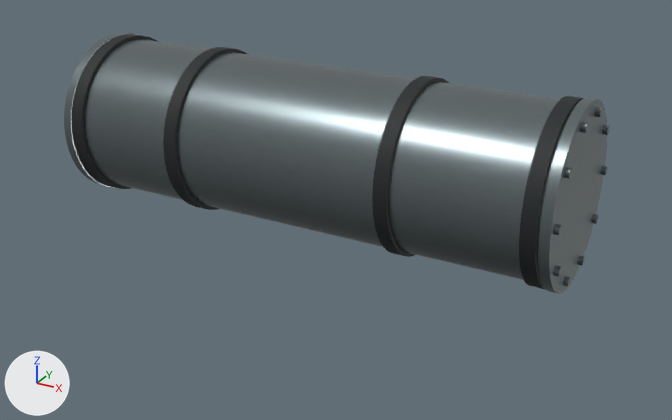
Two versions of the glTF model viewer/assets/survey-pressure-housing.glb, one commit apart.
Before and after are seen from a camera (50 mm lens) standing at (0.905, -1.588, 0.762) and looking at (0.04, -0.015, -0.025). The axes (+X, +Y, +Z) are drawn at lower left. The lights are the same throughout. The first picture is the older version. Where no turn or scale is listed for an object, it has been applied to the vertices. Vertices at exactly the same position are counted once.

Objects in the first picture: 'Pressure housing', 'Retaining collar'.
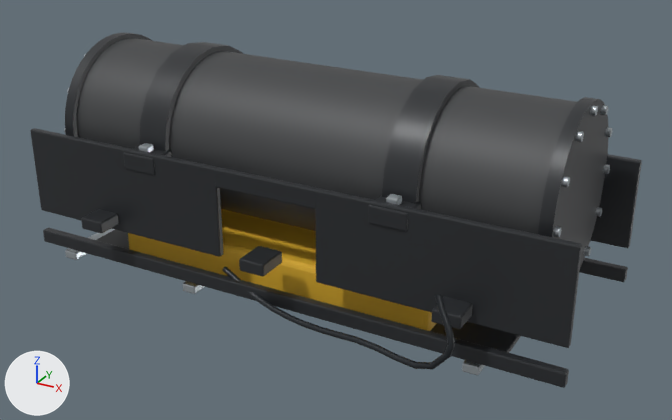
Boxes (x1, y1, x2, y2) around the edits, measured in the pictures (672 x 420 px):
'Saddle clamp', added
    after: (30, 33, 642, 388)
'Retaining collar', deleted
    before: (72, 34, 583, 289)
'Lower pack', added (yellow)
    after: (128, 209, 437, 331)
'Motor lead', added
    after: (222, 267, 455, 369)
'Clamp nut', added
    after: (64, 54, 612, 375)
part 1 of me_cylinder, deleted
    before: (64, 33, 610, 294)
part 2 of me_cylinder, recoloured (darker)
    before: (84, 39, 574, 280)
    after: (76, 38, 577, 234)

Diff of the bpy script that builds the scene:
```diff
--- a/viewer/assets/survey-pressure-housing.glb.py
+++ b/viewer/assets/survey-pressure-housing.glb.py
@@ mat_graphite_pressure_vessel @@
+mat_graphite_pressure_vessel = principled_material('Graphite pressure vessel')
+mat_graphite_pressure_vessel.base_color = (0.063, 0.066, 0.069)  # dark grey #47494a
+mat_graphite_pressure_vessel.metallic = 0.22
+mat_graphite_pressure_vessel.roughness = 0.56
@@ me_cylinder @@
-me_cylinder.from_pydata(...)  # 528 vertices, 964 faces; spans x -0.554..0.549, y -0.18..0.18, z -0.18..0.18
+me_cylinder.from_pydata(...)  # 96 vertices, 188 faces; spans x -0.525..0.525, y -0.17..0.17, z -0.17..0.17
+# me_cylinder part 1: 22 loose pieces with 432 vertices, spanning x -0.554..0.549, y -0.18..0.18, z -0.18..0.18, are deleted
+# me_cylinder part 2: 188 faces spanning x -0.525..0.525, y -0.17..0.17, z -0.17..0.17 switch from mat_brushed_pressure_tube to mat_graphite_pressure_vessel (dark grey #47494a)
@@ ob_retaining_collar @@
-ob_retaining_collar = bpy.data.objects.new('Retaining collar', me_cylinder_001)
@@ ob_motor_lead @@
+ob_motor_lead = bpy.data.objects.new('Motor lead', me_motor_lead)  # 336 vertices, 640 faces; spans x -0.122..0.441, y -0.346..0.346, z -0.162..0.017; in mat_motor_guards_and_cables (black #22272b)
+ob_motor_lead.location = (0.0, 0.0, 0.0)
@@ ob_lower_pack @@
+ob_lower_pack = bpy.data.objects.new('Lower pack', me_cube_010)  # 112 vertices, 216 faces; spans x -0.365..0.365, y -0.08..0.264, z -0.042..0.042; in mat_yellow_equipment_pack (yellow #e5b533)
+ob_lower_pack.location = (-0.04, -0.092, -0.125)
@@ ob_clamp_nut @@
+ob_clamp_nut = bpy.data.objects.new('Clamp nut', me_cube_001)  # 680 vertices, 1236 faces; spans x -0.251..0.851, y -0.021..0.424, z -0.299..0.162; in mat_machined_hardware (light grey #b8c0c5)
+ob_clamp_nut.location = (-0.3, -0.201, 0.112)
@@ ob_saddle_clamp @@
+ob_saddle_clamp = bpy.data.objects.new('Saddle clamp', me_cylinder_001_1)  # 1224 vertices, 2364 faces; spans x -0.303..0.903, y -0.279..0.279, z -0.276..0.183; in mat_black_frame_and_clamps (dark grey #2e3034)
+ob_saddle_clamp.location = (-0.3, 0.0, 0.1)
```
